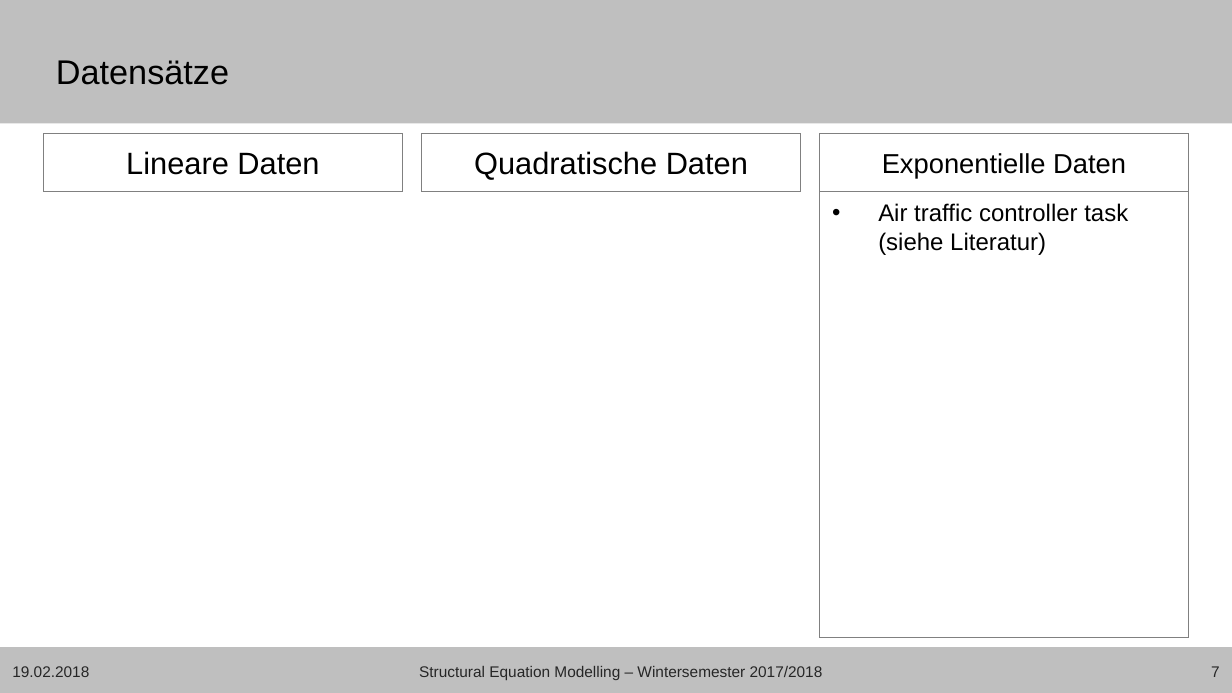
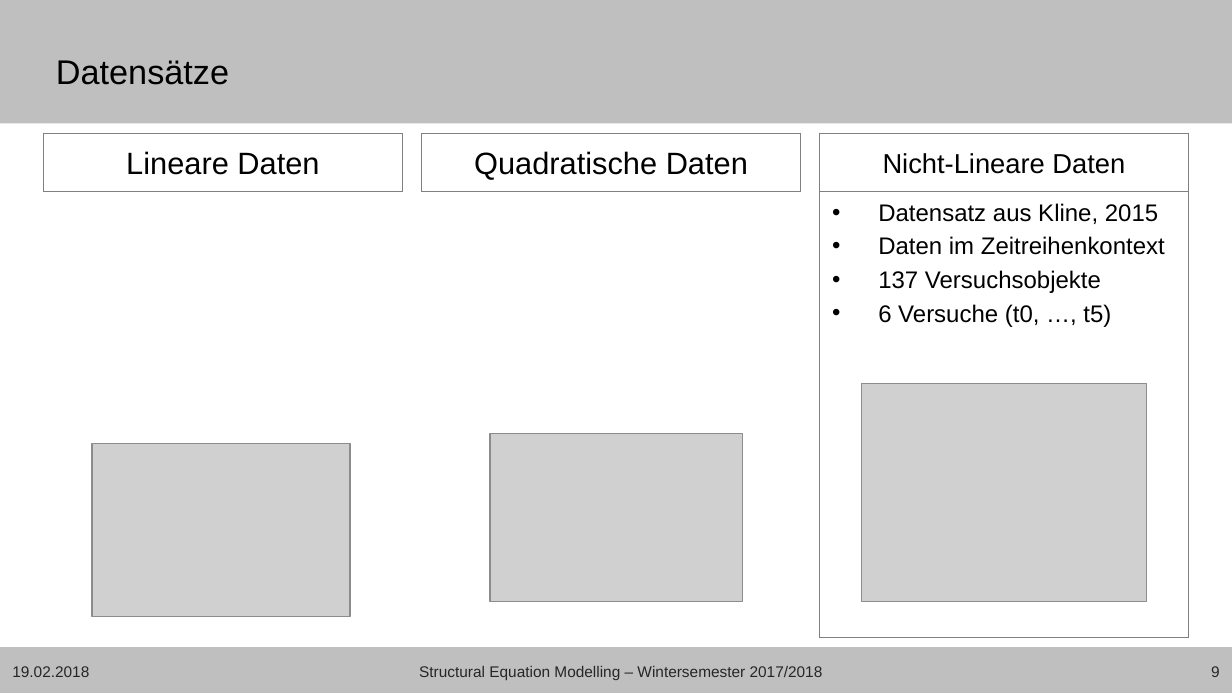
Before and after one commit to mircopp/Structural-Equation-Modeling, a slide deck: slide 9 of Christian_sem17_18_wachstumsmodelle_präsentation.pptx (slide 7 before the commit). Drawn at 1232x693 pixels with LibreOffice and Linux fonts; fonts in the diff are those of the drawing; grey boxes stand for pictures; background and template pictures are left out. Boxes give left, top, right and bottom in pixels: in the first picture for what was removed or moved away, otherwise in the second. Text is boxed around its words. In the diff, an @@ line names an element or a change of style, - is before the commit and + after.

```diff
--- a/Christian_sem17_18_wachstumsmodelle_präsentation.pptx
+++ b/Christian_sem17_18_wachstumsmodelle_präsentation.pptx
@@ text at box(883, 153, 1125, 174): text changed @@
-Exponentielle Daten
+Nicht-Lineare Daten
@@ text at box(878, 203, 1165, 327): text changed @@
-• Air traffic controller task (siehe Literatur)
+• Datensatz aus Kline, 2015
+• Daten im Zeitreihenkontext
+• 137 Versuchsobjekte
+• 6 Versuche (t0, …, t5)
@@ picture added at box(861, 383, 1146, 601) @@
@@ picture added at box(92, 444, 350, 616) @@
@@ picture added at box(490, 434, 743, 601) @@
@@ page number at box(1211, 666, 1220, 677): text changed @@
-7
+9
```
Also in this commit, not shown: 5 other slides changed, 6 slides added, 2 other files.
